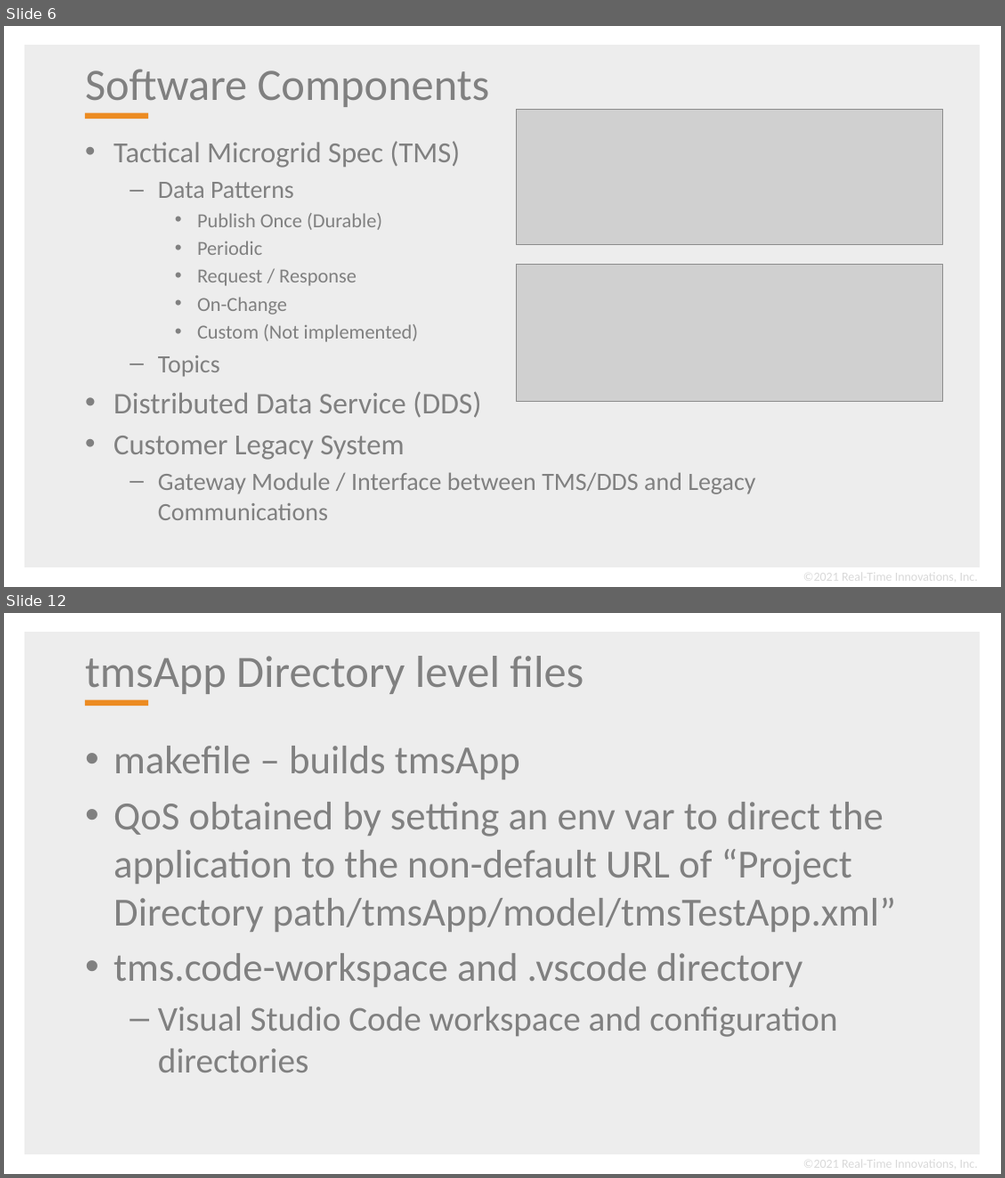
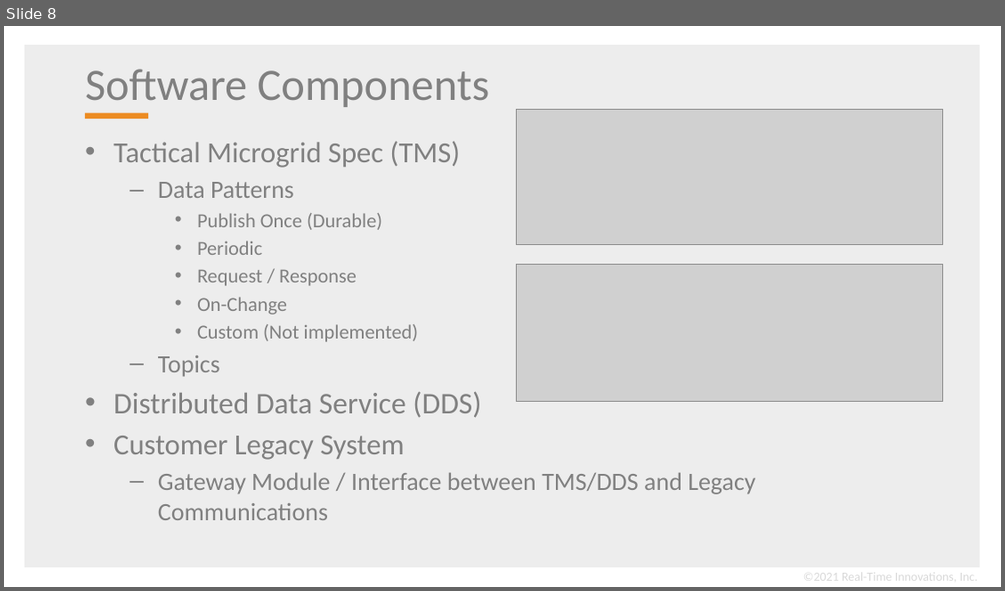
Before and after one commit to psmass/tms, a slide deck: tmsExample.pptx. Shown one above the other, each under a label of ours: slides 6 and 12 before the commit, slide 8 after it; the slides between them are not shown. The pictures are 1005x1178 and 1005x591 pixels, drawn with LibreOffice and Linux fonts; fonts in the diff are those of the drawing; grey boxes stand for pictures; background and template pictures are left out. Boxes give left, top, right and bottom in pixels: in the first picture for what was removed or moved away, otherwise in the second. Text is boxed around its words. In the diff, an @@ line names an element or a change of style, - is before the commit and + after.

```diff
--- a/tmsExample.pptx
+++ b/tmsExample.pptx
@@ slide 12 removed at [4,613,1001,1174], background #FFFFFF; not listed: 2 template elements that a slide beside it also shows @@
@@ title removed at [85,656,583,694] @@
-tmsApp Directory level files
@@ text removed at [113,746,896,1072] @@
-• makefile – builds tmsApp
-• QoS obtained by setting an env var to direct the application to the non-default URL of “Project Directory path/tmsApp/model/tmsTestApp.xml”
-• tms.code-workspace and .vscode directory
-  – Visual Studio Code workspace and configuration directories
@@ text removed at [803,1157,978,1172] @@
-©2021 Real-Time Innovations, Inc.
@@ what was slide 6 is now slide 8 @@
```
Also in this commit, not shown: 6 slides changed, 2 slides added, 20 other slides removed.
